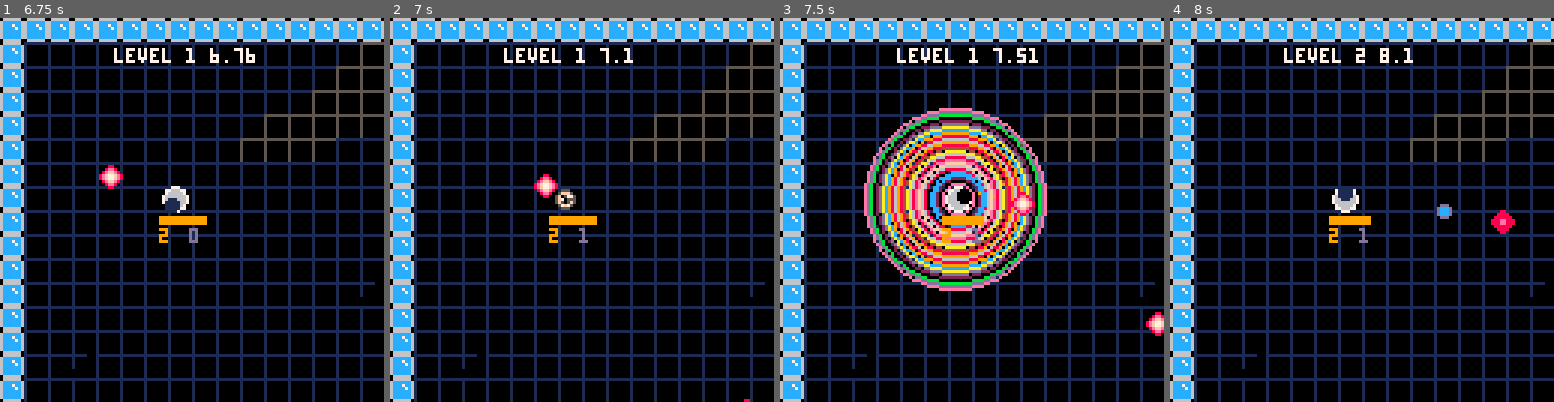
Above: before the commit, frames 1-4 (left to right).
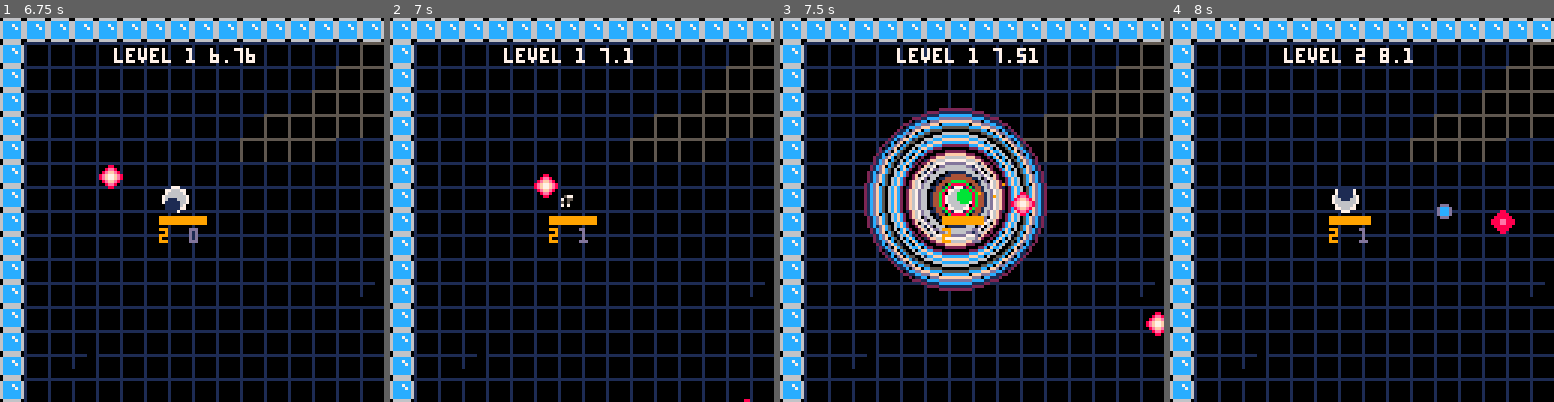
Above: after the commit, the same moments.

Repository: BigNoseChimp/pico8
Game: PICO-8 cartridge src/lua/ballaction5.p8
Same seed, same stepped clock (60 frames per second), same inputs: the game is played once before the commit and once after it.
Inputs:
- Up to frame 1 (6.75 s): tap X (X key) at 0.33, 1.07, 1.85, 2.97, 4.08, 5.2, 6.32 s; tap O (Z key) at 0.7, 1.7, 2.1, 2.5, 2.9, 3.3, 3.7, 4.1, 4.5, 4.9, 5.3, 5.7, 6.1, 6.5 s; hold Right 1.6-2.1 s; hold Right 2.47-3.03 s; hold Left 3.08-3.58 s; hold Right 4.02-4.68 s; hold Left 5.08-5.68 s; hold Right 6.08-6.58 s; hold Right from 6.63 s (still down)
- Up to frame 2 (7 s): keep holding Right; tap O (Z key) at 6.9 s
- Up to frame 3 (7.5 s): release Right at 7.13 s; tap O (Z key) at 7.3 s; tap X (X key) at 7.43 s
- Up to frame 4 (8 s): hold Right from 7.5 s (still down); tap O (Z key) at 7.7 s

Frame 1 is identical in both runs. In frame 2, 0.1% of the frame differs, in the area x 42-49%, y 44-50%; in frame 3, 15%, in the area x 21-70%, y 23-72%; in frame 4, nothing differs.

Commit message:
bad sounds

Diff:
--- a/src/lua/ballaction5.p8
+++ b/src/lua/ballaction5.p8
@@ -5,7 +5,6 @@
 sizex=32*8
 sizey=32*8
 
-kill=false
 lvl=0
 
 cam={
@@ -32,6 +31,7 @@
   if btn(5) then
    if #bullets < 30 then
     fire_weapon(ship)
+    sfx(5)
    end
   else
    ship.fire=0
@@ -48,6 +48,7 @@
  has_hit_enemy(ship,4,4,
    function(e)
     if not ship.dead then
+     sfx(4)
      ship.dead=true
      ship.death_count+=1
     end
@@ -83,7 +84,7 @@
 -->8
 --ship
 ship = {
- offset=4,
+ offset=2,
  cooldown=0,
  e_count=0,
  death_count=0,
@@ -134,7 +135,6 @@
  upd=function(self)
   if self.dead then
    add_explosion(self.x,self.y)
-   kill=true
   end
   if ( self.spd > 0 ) then
    if x_collide(self,f_blk) then
@@ -398,6 +398,7 @@
   dead=false,
   upd=function(self)
    if (self.dead) then
+    sfx(6,4)
     del(enemies,self)
    end
    self.spmod=(self.spmod+1) %2
@@ -451,6 +452,7 @@
   dead=false,
   upd=function(self)
    if (self.dead) then
+    sfx(6)
     del(enemies,self)
    end
    -- homing
@@ -487,6 +489,7 @@
   dead=false,
   upd=function(self)
    if (self.dead) then
+    sfx(6)
     del(enemies,self)
    end
    self.a+=0.01
@@ -526,7 +529,6 @@
    self.s+=1
    if (self.s>30) then
     del(explosions,self)
-    kill=false
     ship.dead=false
    end
   end,
Not shown, changed: the music (__music__) section of src/lua/ballaction5.p8
Not shown, changed: the sound effects (__sfx__) section of src/lua/ballaction5.p8
